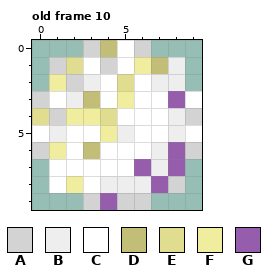
One commit to this pixel-art file: Pong/Sprites/Ball_temp.aseprite. The picture above is the old version.
10x10 pixels, 10 frames. Colours within 5 levels of each other are drawn and written as one. Shown: old frame 10. The commit also changed other frames, which this record leaves out.
Palette (. is transparent): A #d3d3d3  B #eeeeee  C #ffffff  D #c2be77  E #e0dc90  F #f1ed9e  G #965dad
Pixels before, old frame 10, first column x 0:
 0 ...ADCA...
 1 .AECACFDB.
 2 .FABCECBB.
 3 ACBDCFCCGC
 4 EAFFECCCBA
 5 CBCCFBCCBC
 6 AFCDCCCBGA
 7 .CCCCCGBG.
 8 .CFCBBBGA.
 9 ...AGAA...
The same view after the edit:
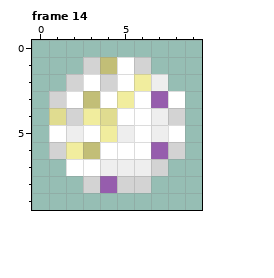
A new or re-ordered frame is compared with the old frame closest to it.
Change:
frames 10 -> 14
Changed rows in their new state; - is an unchanged pixel.
Frame 14 is new; against old frame 10:
first column x 0:
 0 ---....---
 1 -..AD-A..-
 2 -.-CACF-.-
 3 .AC----GC.
 4 .EA----BA.
 5 .CB----BC.
 6 .AF----GA.
 7 -.--BBBA.-
 8 -..AGAA..-
 9 ---....---
Changed places in both pictures, as pixel boxes (x1, y1, x2, y2):
changed: (32, 40, 202, 210)
